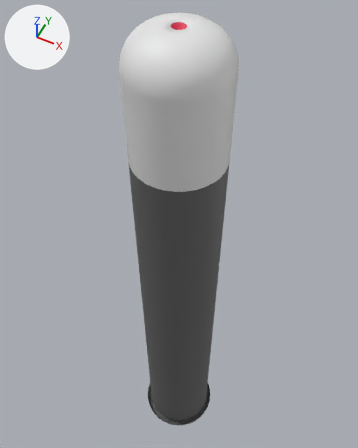
The FBX model Assets/Prefabs/Laser/Model/laser_pointer.fbx, before and after one commit.
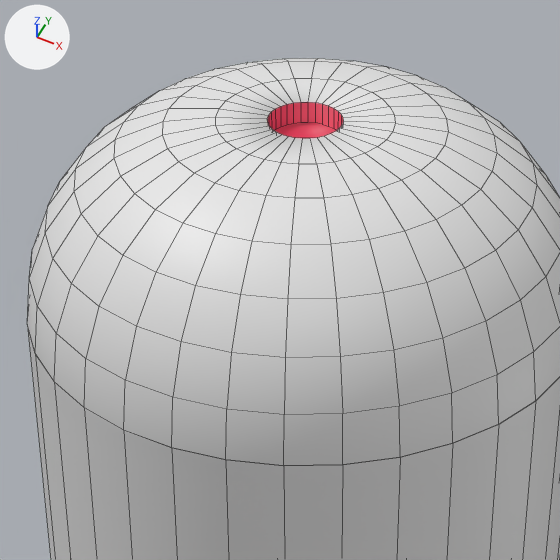
Old and new are each drawn whole from a camera (50 mm lens) standing at (0.0252, -0.0505, 0.0363) and looking at (-0.004, 0.008, -0.0369) and again close up on the part from 32% to 65% of the width and 0% to 27% of the height. Every picture has the same lights, and +X, +Y and +Z are marked at upper left. The close-ups show mesh edges as thin lines.
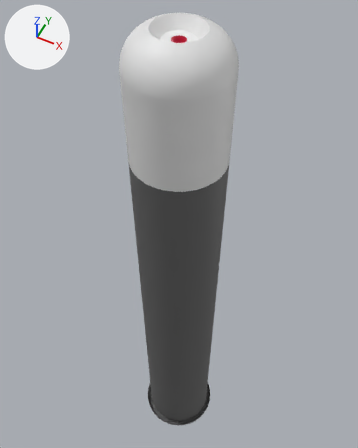
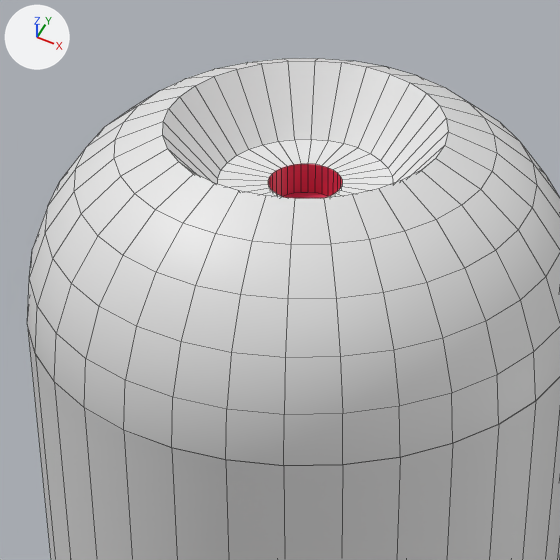
Pixel boxes [x1, y1, x2, y2] of what changed, in the close-ups (560 x 560 px; the box of a moved part takes in the faces that stretch with it):
part 1 of me_cylinder, moved or reshaped: [163, 61, 448, 198] in both
part 2 of me_cylinder, shading changed: [27, 58, 560, 560] in both

Patch to the scene script:
```diff
--- a/Assets/Prefabs/Laser/Model/laser_pointer.fbx.py
+++ b/Assets/Prefabs/Laser/Model/laser_pointer.fbx.py
@@ me_cylinder @@
 # used by ob_cylinder; location = (0.0, 0.0, 0.0)
-me_cylinder.from_pydata(...)  # 608 vertices, 546 faces; spans x -0.0086..0.0086, y -0.0086..0.0086, z -0.0979..0.0081
+me_cylinder.from_pydata(...)  # 608 vertices, 546 faces; spans x -0.0086..0.0086, y -0.0086..0.0086, z -0.0979..0.008
+# me_cylinder part 1: all 96 vertices in x -0.0023..0.0023, y -0.0023..0.0023, z 0.0076..0.0081 are scaled about their middle by (1, 1, 1.47), then moved by (0.0, 0.0, -0.0018)
+# me_cylinder part 2: edges marked sharp go from 0 to 128
 me_cylinder.materials.append(mat_beam)
```
